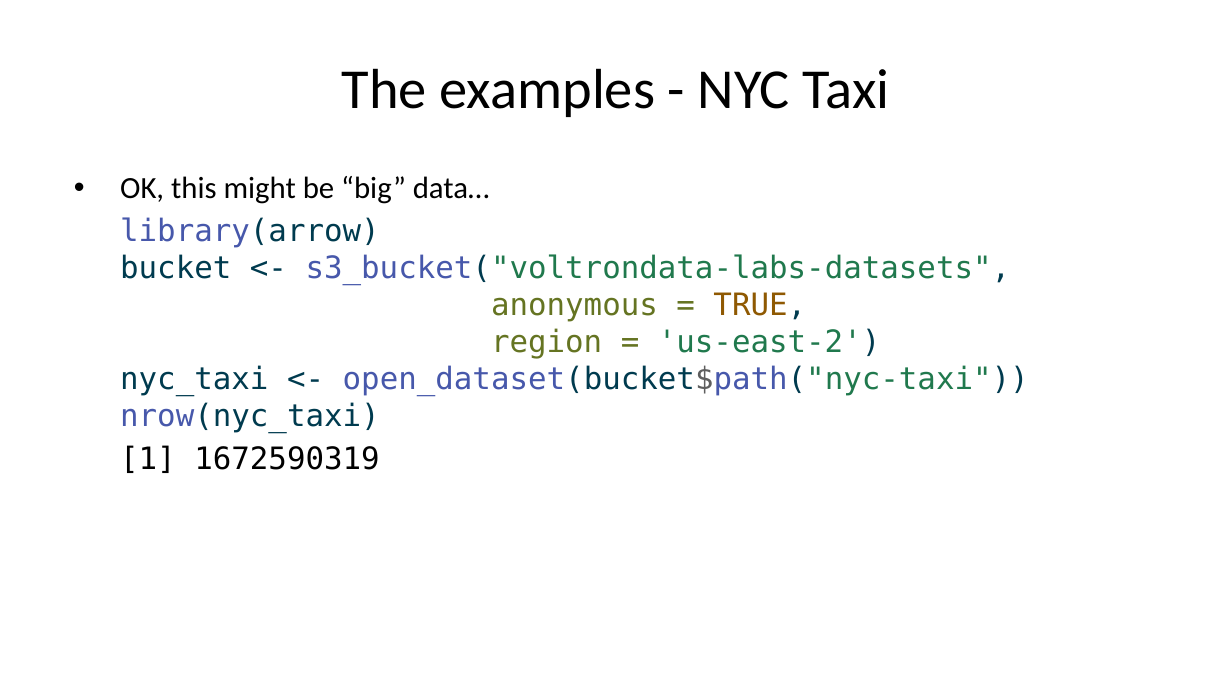
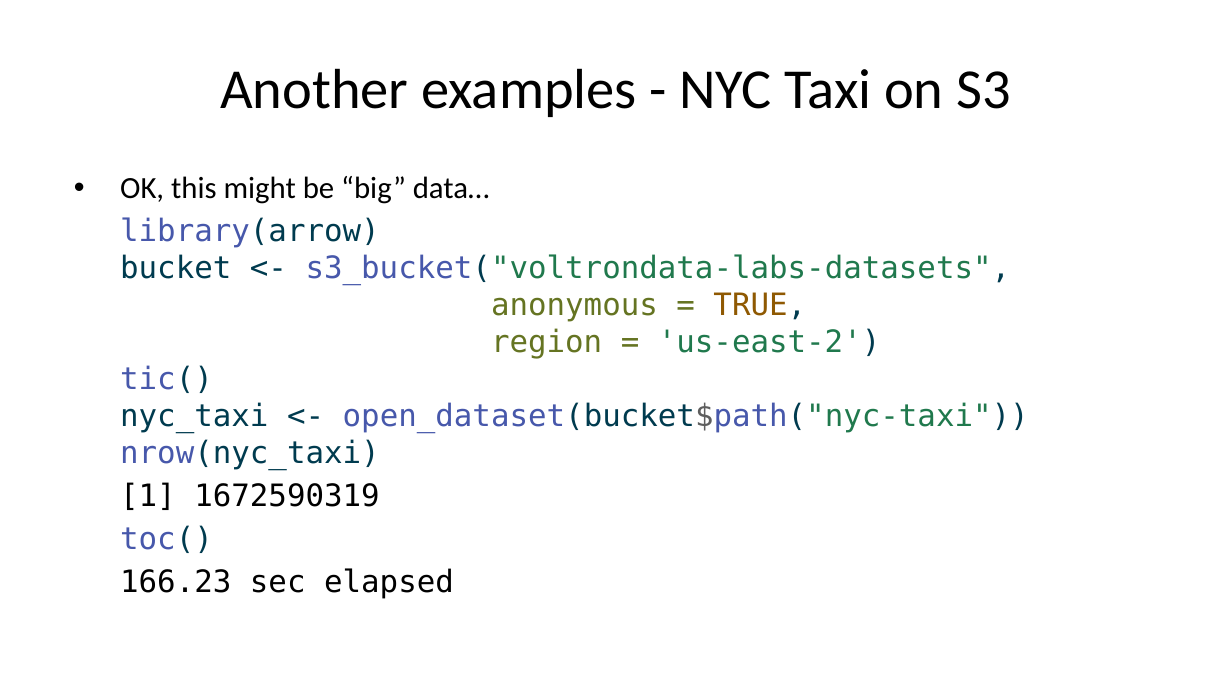
Before and after one commit to USEPA/biggish_data_r, a slide deck: slide 32 of presentation/biggish_data.pptx (slide 6 before the commit). Drawn at 1232x693 pixels with LibreOffice and Linux fonts; fonts in the diff are those of the drawing. Boxes give left, top, right and bottom in pixels: in the first picture for what was removed or moved away, otherwise in the second. Text is boxed around its words. In the diff, an @@ line names an element or a change of style, - is before the commit and + after.

```diff
--- a/presentation/biggish_data.pptx
+++ b/presentation/biggish_data.pptx
@@ title at <box>220,68,1010,117</box>: text changed @@
-The examples - NYC Taxi
+Another examples - NYC Taxi on S3
@@ text at <box>120,217,1029,470</box>: text changed @@
-library(arrow)
-bucket <- s3_bucket("voltrondata-labs-datasets",
-anonymous = TRUE,
-region = 'us-east-2')
-nyc_taxi <- open_dataset(bucket$path("nyc-taxi"))
-nrow(nyc_taxi)
+library(arrow)
+bucket <- s3_bucket("voltrondata-labs-datasets",
+anonymous = TRUE,
+region = 'us-east-2')
+tic()
+nyc_taxi <- open_dataset(bucket$path("nyc-taxi"))
+nrow(nyc_taxi)
@@ text at <box>120,525,454,599</box>: paragraphs added @@
+toc()
+166.23 sec elapsed
```
Also in this commit, not shown: 21 other slides changed, 8 slides added, 7 slides removed, 3 other files.
